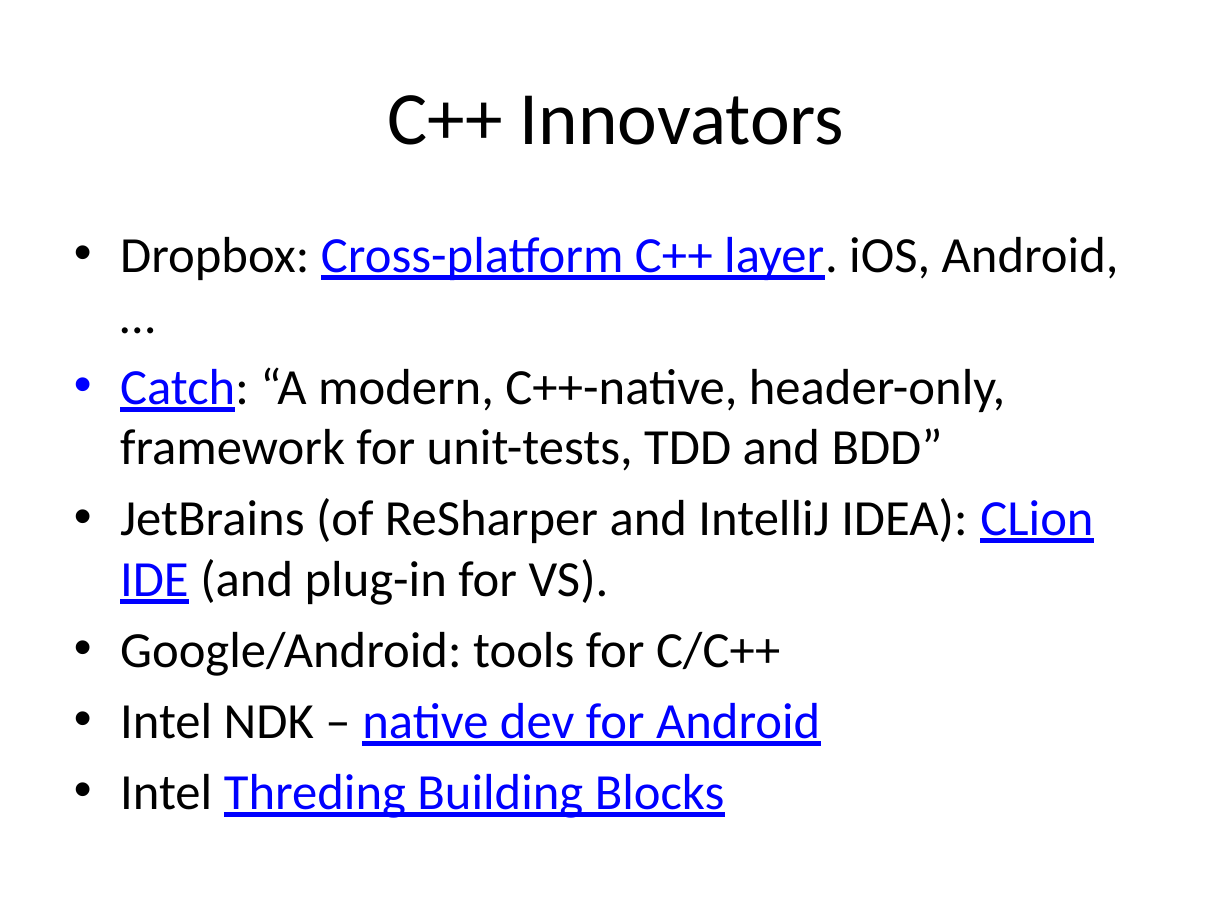
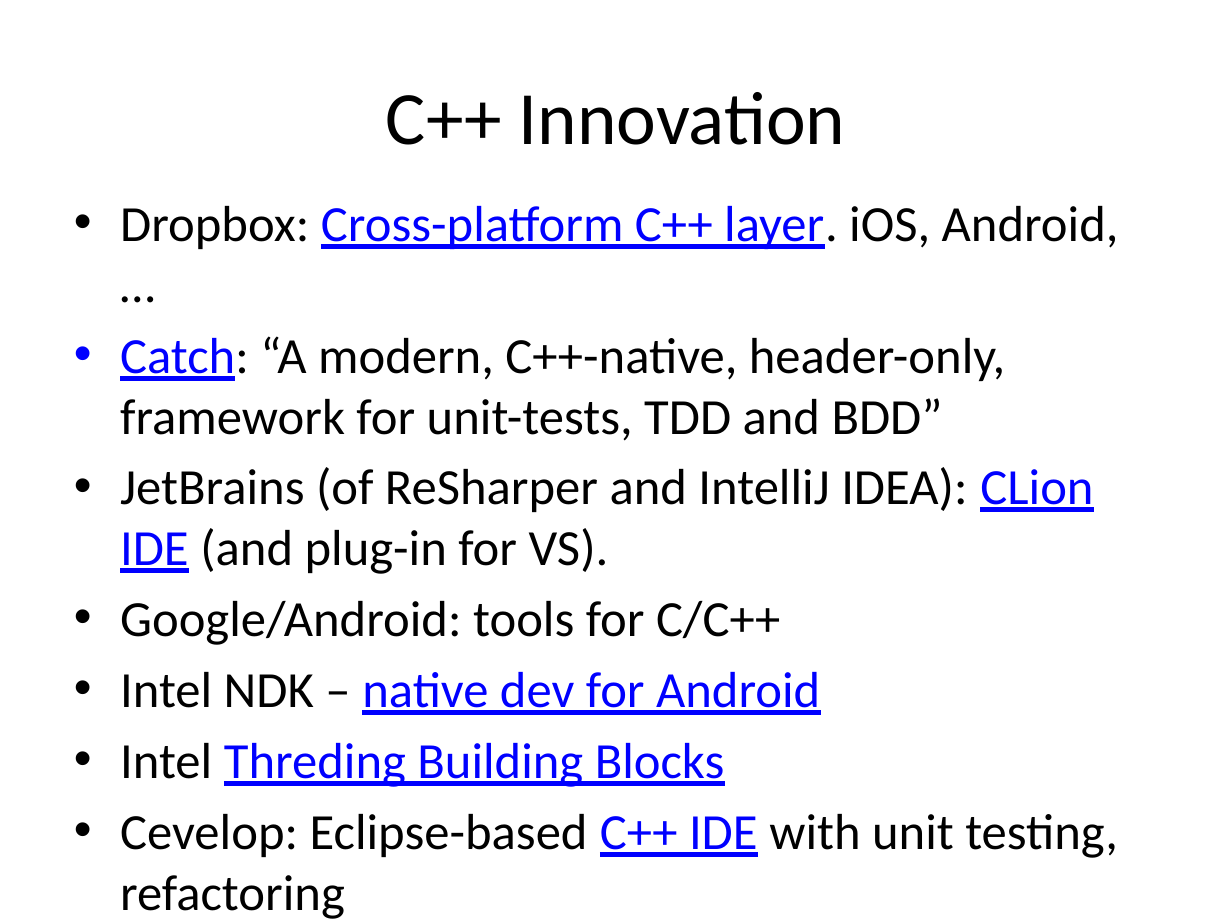
Before and after one commit to fellmad/FunWithCpp11, a slide deck: slide 12 of doc/Fun_with_C++11.pptx (slide 11 before the commit). Drawn at 1232x924 pixels with LibreOffice and Linux fonts; fonts in the diff are those of the drawing. Boxes give left, top, right and bottom in pixels: in the first picture for what was removed or moved away, otherwise in the second. Text is boxed around its words. In the diff, an @@ line names an element or a change of style, - is before the commit and + after.

```diff
--- a/doc/Fun_with_C++11.pptx
+++ b/doc/Fun_with_C++11.pptx
@@ title at [386, 92, 846, 145]: text changed @@
-C++ Innovators
+C++ Innovation
@@ text "Dropbox: Cross-platform C++ layer. iOS, ...": place and size @@
-text "Dropbox: Cross-platform C++ layer. iOS, ..." at [120, 237, 1119, 818]
+text "Dropbox: Cross-platform C++ layer. iOS, ..." at [120, 206, 1119, 858]
@@ text at [120, 814, 1118, 858]: paragraph added @@
+• Cevelop: Eclipse-based C++ IDE with unit testing, refactoring
```
Also in this commit, not shown: 2 other slides changed, 1 slide added.
